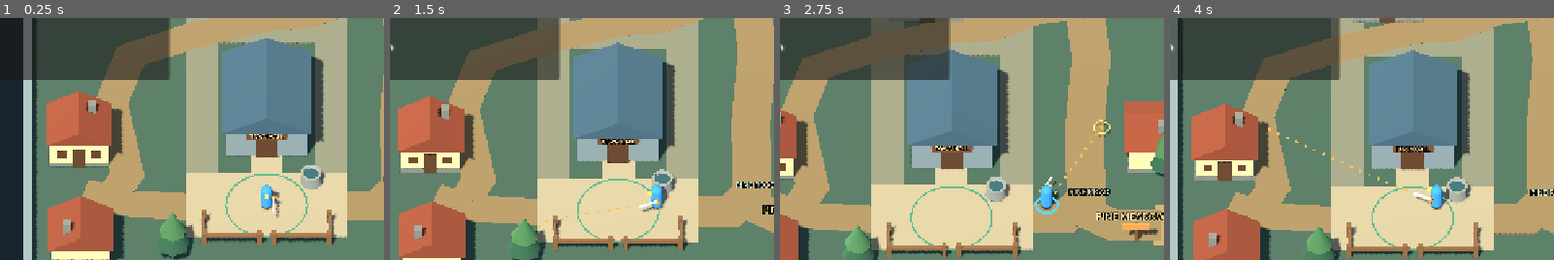
Above: before the commit, frames 1-4 (left to right).
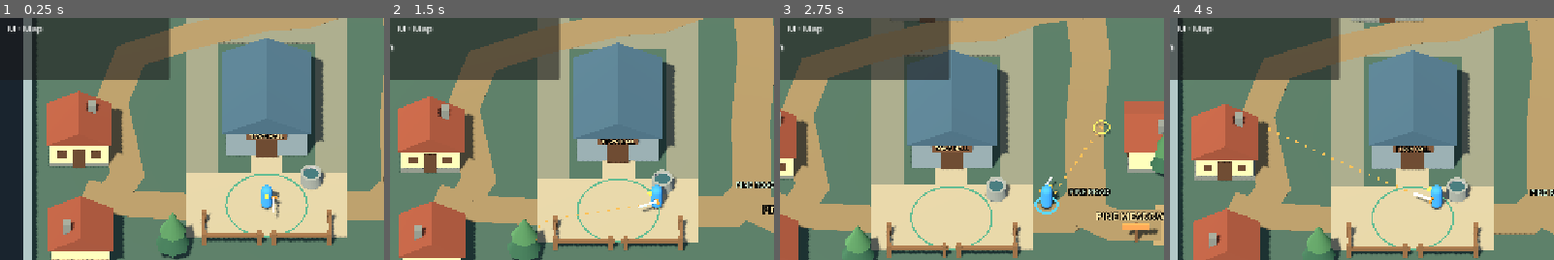
Above: after the commit, the same moments.

Repository: dylcruz/stonewatch-vale
Game: Godot game, scene res://scenes/stonewatch_vale.tscn
Two runs of this game, one before a commit and one after it. Both use one fixed random seed, a clock stepped at 60 frames per second and the inputs below.
Inputs (mouse positions are % of the whole screen's width and height, from its top left):
- Up to frame 1 (0.25 s): no input
- Up to frame 2 (1.5 s): tap Enter at 0.5, 1.25 s; move the mouse to (72, 45) at 0.52 s; hold 1 (cleave) 0.53-1.25 s; click (72, 45) at 0.67 s; tap I (gear) at 0.8 s; drag from (29, 55) to (45, 70) at 1.27 s
- Up to frame 3 (2.75 s): tap Enter at 2 s; move the mouse to (60, 28) at 2.02 s; hold 2 (guard) from 2.03 s (still down); click (60, 28) at 2.17 s; tap J (quest_log) at 2.3 s
- Up to frame 4 (4 s): release 2 (guard) at 2.75 s; tap Enter at 2.75, 3.5 s; drag from (45, 70) to (19, 35) at 2.77 s; move the mouse to (80, 65) at 3.52 s; hold 1 (cleave) from 3.53 s (still down); click (80, 65) at 3.67 s; tap I (gear) at 3.8 s
The pictures show only the part of the screen within x 15-65%, y 11-61%; the shares and areas given below are measured in that part.

The runs differ from the first frame. In frame 1, 0.2% of the frame differs, in the area x 2-12%, y 3-7%; in frame 2, 0.2%; in frame 3, 0.2%; in frame 4, 0.2%.

Commit message:
Reveal the Vale map through exploration

Diff:
--- a/project.godot
+++ b/project.godot
@@ -23,6 +23,12 @@
 window/stretch/aspect="expand"
 
 [input]
+
+world_map={
+"deadzone": 0.2,
+"events": [Object(InputEventKey,"physical_keycode":77)
+]
+}
 
 gear={
 "deadzone": 0.2,
--- a/scenes/stonewatch_vale.tscn
+++ b/scenes/stonewatch_vale.tscn
@@ -7,10 +7,21 @@
 [ext_resource type="PackedScene" path="res://scenes/vale/meadow_loop.tscn" id="MeadowLoop"]
 [ext_resource type="PackedScene" path="res://scenes/vale/birchwater_loop.tscn" id="BirchwaterLoop"]
 [ext_resource type="PackedScene" path="res://scenes/vale/lookout_ridge_loop.tscn" id="LookoutRidgeLoop"]
+[ext_resource type="PackedScene" path="res://scenes/vale/world_map.tscn" id="WorldMap"]
+[ext_resource type="Script" path="res://scripts/vale_world.gd" id="ValeWorld"]
 
 [node name="StonewatchVale" instance=ExtResource("World")]
+script = ExtResource("ValeWorld")
 ready_text = "Town square"
 recovery_location = "the town square"
+map_landmarks = Dictionary[String, NodePath]({
+"Birchwater Ford": NodePath("NavigationRegion3D/BirchwaterLoop/Ford"),
+"Heather Rest": NodePath("NavigationRegion3D/MeadowLoop/HeatherRest"),
+"North Road": NodePath("NavigationRegion3D/NorthRoad/MeadowConnection"),
+"Signal Ridge": NodePath("NavigationRegion3D/LookoutRidgeLoop/Lookout"),
+"Timber Bridge": NodePath("NavigationRegion3D/BirchwaterLoop/Bridge"),
+"Town Square": NodePath("Watchpost")
+})
 
 [node name="NavigationRegion3D" parent="."]
 navigation_mesh = ExtResource("TownNav")
@@ -32,7 +43,9 @@
 visible = false
 
 [node name="Help" parent="HUD/Panel/Margin/VBox"]
-text = "Click to move.\nJ · Quest log     I · Gear"
+text = "Click to move.\nJ · Quest log     I · Gear     M · Map"
 
 [node name="CombatPanel" parent="HUD"]
 offset_top = -160.0
+
+[node name="WorldMap" parent="HUD" instance=ExtResource("WorldMap")]
--- /dev/null
+++ b/scenes/vale/world_map.tscn
@@ -0,0 +1,66 @@
+[gd_scene format=3]
+
+[ext_resource type="Script" path="res://scripts/exploration_map.gd" id="Exploration"]
+
+[sub_resource type="StyleBoxFlat" id="Panel"]
+bg_color = Color(0.075, 0.11, 0.11, 0.98)
+border_width_left = 1
+border_width_top = 1
+border_width_right = 1
+border_width_bottom = 1
+border_color = Color(0.38, 0.40, 0.3, 1)
+corner_radius_top_left = 5
+corner_radius_top_right = 5
+corner_radius_bottom_left = 5
+corner_radius_bottom_right = 5
+
+[node name="WorldMap" type="PanelContainer"]
+visible = false
+anchors_preset = 8
+anchor_left = 0.5
+anchor_top = 0.5
+anchor_right = 0.5
+anchor_bottom = 0.5
+offset_left = -327.0
+offset_top = -315.0
+offset_right = 327.0
+offset_bottom = 315.0
+grow_horizontal = 2
+grow_vertical = 2
+theme_override_styles/panel = SubResource("Panel")
+
+[node name="Margin" type="MarginContainer" parent="."]
+layout_mode = 2
+theme_override_constants/margin_left = 20
+theme_override_constants/margin_top = 14
+theme_override_constants/margin_right = 20
+theme_override_constants/margin_bottom = 14
+
+[node name="Content" type="VBoxContainer" parent="Margin"]
+layout_mode = 2
+
+[node name="Header" type="HBoxContainer" parent="Margin/Content"]
+layout_mode = 2
+
+[node name="Title" type="Label" parent="Margin/Content/Header"]
+layout_mode = 2
+size_flags_horizontal = 3
+theme_override_colors/font_color = Color(0.92, 0.88, 0.74, 1)
+theme_override_font_sizes/font_size = 24
+text = "Stonewatch Vale"
+
+[node name="Close" type="Button" parent="Margin/Content/Header"]
+layout_mode = 2
+text = "Close"
+
+[node name="ExplorationMap" type="Control" parent="Margin/Content"]
+layout_mode = 2
+size_flags_vertical = 3
+clip_contents = true
+script = ExtResource("Exploration")
+
+[node name="Legend" type="Label" parent="Margin/Content"]
+layout_mode = 2
+theme_override_colors/font_color = Color(1, 0.71, 0.35, 1)
+text = "●  You"
+horizontal_alignment = 1
--- /dev/null
+++ b/scripts/exploration_map.gd
@@ -0,0 +1,124 @@
+class_name ValeExplorationMap
+extends Control
+
+const CELL_SIZE := 24.0
+const FRAME_PADDING := Vector2(72.0, 24.0)
+const FOG := Color(0.065, 0.10, 0.105)
+const GRID := Color(0.13, 0.18, 0.17)
+const CLEARED := Color(0.115, 0.19, 0.16)
+const LAND := Color(0.38, 0.50, 0.36)
+const INK := Color(0.92, 0.88, 0.74)
+const GOLD := Color(1.0, 0.71, 0.35)
+
+var _terrain: Dictionary[Vector2i, Array] = {}
+var _visited: Dictionary[Vector2i, bool] = {}
+var _landmarks: Dictionary[String, Vector2] = {}
+var _first_cell := Vector2i.ZERO
+var _last_cell := Vector2i.ZERO
+var _has_terrain := false
+var _player_position := Vector2.ZERO
+
+func configure(region: NavigationRegion3D, landmarks: Dictionary[String, Vector3]) -> void:
+	var mesh := region.navigation_mesh
+	var vertices := mesh.get_vertices()
+	for index in mesh.get_polygon_count():
+		var polygon := PackedVector2Array()
+		for vertex in mesh.get_polygon(index):
+			polygon.append(_top_down(region.to_global(vertices[vertex])))
+		_store_terrain(polygon)
+	for label in landmarks:
+		_landmarks[label] = _top_down(landmarks[label])
+	queue_redraw()
+
+func reveal(position_3d: Vector3) -> void:
+	var next_position := _top_down(position_3d)
+	var cell := _cell_at(next_position)
+	if not _terrain.has(cell):
+		return
+	var moved := not next_position.is_equal_approx(_player_position)
+	var newly_visited := not _visited.has(cell)
+	_player_position = next_position
+	_visited[cell] = true
+	if moved or newly_visited:
+		queue_redraw()
+
+func is_explored(position_3d: Vector3) -> bool:
+	return _visited.has(_cell_at(_top_down(position_3d)))
+
+func _top_down(position_3d: Vector3) -> Vector2:
+	return Vector2(position_3d.x, position_3d.z)
+
+func _cell_at(point: Vector2) -> Vector2i:
+	return Vector2i((point / CELL_SIZE).floor())
+
+func _store_terrain(polygon: PackedVector2Array) -> void:
+	if polygon.is_empty():
+		return
+	var bounds := Rect2(polygon[0], Vector2.ZERO)
+	for point in polygon:
+		bounds = bounds.expand(point)
+	var first := _cell_at(bounds.position)
+	var last := _cell_at(bounds.end)
+	for row in range(first.y, last.y + 1):
+		for column in range(first.x, last.x + 1):
+			var cell := Vector2i(column, row)
+			var start := Vector2(cell) * CELL_SIZE
+			var corners := PackedVector2Array([
+				start, start + Vector2(CELL_SIZE, 0), start + Vector2(CELL_SIZE, CELL_SIZE),
+				start + Vector2(0, CELL_SIZE),
+			])
+			var pieces := Geometry2D.intersect_polygons(polygon, corners)
+			if pieces.is_empty():
+				continue
+			if not _terrain.has(cell):
+				_terrain[cell] = []
+			_terrain[cell].append_array(pieces)
+			if not _has_terrain:
+				_first_cell = cell
+				_last_cell = cell
+				_has_terrain = true
+			else:
+				_first_cell = Vector2i(mini(_first_cell.x, column), mini(_first_cell.y, row))
+				_last_cell = Vector2i(maxi(_last_cell.x, column), maxi(_last_cell.y, row))
+
+func _draw() -> void:
+	if not _has_terrain:
+		return
+	var bounds := Rect2(Vector2(_first_cell) * CELL_SIZE,
+		Vector2(_last_cell - _first_cell + Vector2i.ONE) * CELL_SIZE)
+	var available := size - FRAME_PADDING * 2.0
+	if available.x <= 0.0 or available.y <= 0.0:
+		return
+	var zoom := minf(available.x / bounds.size.x, available.y / bounds.size.y)
+	var map_size := bounds.size * zoom
+	var origin := (size - map_size) * 0.5 - bounds.position * zoom
+	var frame := Rect2(bounds.position * zoom + origin, map_size)
+	draw_rect(frame, FOG)
+	for cell in _visited:
+		var rect := Rect2(Vector2(cell) * CELL_SIZE * zoom + origin, Vector2.ONE * CELL_SIZE * zoom)
+		draw_rect(rect, CLEARED)
+		for piece: PackedVector2Array in _terrain[cell]:
+			var scaled := PackedVector2Array()
+			for point in piece:
+				scaled.append(point * zoom + origin)
+			draw_colored_polygon(scaled, LAND)
+		draw_rect(rect, GRID, false, 1.0)
+	draw_rect(frame, GRID.lightened(0.18), false, 1.0)
+	_draw_landmarks(zoom, origin)
+	if not _visited.is_empty():
+		var player_mark := _player_position * zoom + origin
+		draw_circle(player_mark, 7.0, FOG)
+		draw_circle(player_mark, 4.5, GOLD, true, -1.0, true)
+
+func _draw_landmarks(zoom: float, origin: Vector2) -> void:
+	var font := get_theme_default_font()
+	for label in _landmarks:
+		var map_point := _landmarks[label]
+		if not _visited.has(_cell_at(map_point)):
+			continue
+		var point := map_point * zoom + origin
+		var width := font.get_string_size(label, HORIZONTAL_ALIGNMENT_LEFT, -1, 14).x
+		var label_position := Vector2(clampf(point.x + 8.0, 4.0, size.x - width - 4.0), point.y - 7.0)
+		draw_circle(point, 2.5, INK, true, -1.0, true)
+		draw_rect(Rect2(label_position - Vector2(3, 14), Vector2(width + 6, 18)), FOG)
+		draw_string(font, label_position, label, HORIZONTAL_ALIGNMENT_LEFT, -1, 14, INK)
--- /dev/null
+++ b/scripts/vale_world.gd
@@ -0,0 +1,36 @@
+extends "res://scripts/quest_world.gd"
+
+@export var map_landmarks: Dictionary[String, NodePath] = {}
+@onready var map_panel: PanelContainer = $HUD/WorldMap
+@onready var exploration_map: ValeExplorationMap = $HUD/WorldMap/Margin/Content/ExplorationMap
+
+func _ready() -> void:
+	super._ready()
+	var landmarks: Dictionary[String, Vector3] = {}
+	for label in map_landmarks:
+		var marker := get_node(map_landmarks[label]) as Node3D
+		landmarks[label] = marker.global_position
+	exploration_map.configure($NavigationRegion3D, landmarks)
+	exploration_map.reveal(player.global_position)
+	$HUD/WorldMap/Margin/Content/Header/Close.pressed.connect(map_panel.hide)
+
+func _process(delta: float) -> void:
+	super._process(delta)
+	exploration_map.reveal(player.global_position)
+
+func _unhandled_input(event: InputEvent) -> void:
+	if event.is_action_pressed(&"world_map"):
+		if map_panel.visible:
+			map_panel.hide()
+		else:
+			_close_panel()
+			_stop_following_cursor()
+			map_panel.show()
+		get_viewport().set_input_as_handled()
+	elif map_panel.visible and event.is_action_pressed(&"ui_cancel"):
+		map_panel.hide()
+		get_viewport().set_input_as_handled()
+	else:
+		if event.is_action_pressed(&"quest_log") or event.is_action_pressed(&"gear"):
+			map_panel.hide()
+		super._unhandled_input(event)
--- /dev/null
+++ b/tests/exploration_map_test.gd
@@ -0,0 +1,115 @@
+extends SceneTree
+
+const MAIN := preload("res://scenes/stonewatch_vale.tscn")
+const NAVIGATION := preload("res://tests/navigation_test_support.gd")
+var failures := 0
+var assertions := 0
+var world: Node3D
+var player: ValePlayer
+var atlas: ValeExplorationMap
+
+func _initialize() -> void:
+	run.call_deferred()
+
+func check(condition: bool, message: String) -> void:
+	assertions += 1
+	if condition:
+		print("PASS: ", message)
+	else:
+		failures += 1
+		push_error("FAIL: " + message)
+
+func start() -> void:
+	world = MAIN.instantiate()
+	root.add_child(world)
+	player = world.player
+	atlas = world.exploration_map
+	await process_frame
+	await NAVIGATION.wait_for_spawn(world, player)
+
+func landmark(label: String) -> Vector3:
+	return world.get_node(world.map_landmarks[label]).global_position
+
+func stand_at(point: Vector3) -> void:
+	player.clear_combat_target()
+	player.global_position = point + Vector3.UP * 0.03
+	await process_frame
+	await process_frame
+
+func press(key: Key) -> void:
+	var event := InputEventKey.new()
+	event.keycode = key
+	event.physical_keycode = key
+	event.pressed = true
+	root.push_input(event, true)
+	event = event.duplicate()
+	event.pressed = false
+	root.push_input(event, true)
+
+func check_panel_input() -> void:
+	var square := landmark("Town Square")
+	check(world.click_world(world.camera.unproject_position(square + Vector3(7, 0, 0))),
+		"The town accepts a movement command before opening the map")
+	var destination := player.destination
+	press(KEY_M)
+	await process_frame
+	check(world.map_panel.visible and player.destination == destination and player.moving,
+		"M opens the map and preserves the active movement command")
+	var click := InputEventMouseButton.new()
+	click.position = world.map_panel.get_global_rect().get_center()
+	click.button_index = MOUSE_BUTTON_LEFT
+	click.pressed = true
+	root.push_input(click, true)
+	check(player.destination == destination and not world.following_cursor,
+		"A map click is consumed by the panel")
+	click = click.duplicate()
+	click.pressed = false
+	root.push_input(click, true)
+	press(KEY_J)
+	check(not world.map_panel.visible and world.journal.visible, "Opening the quest log closes the map")
+	press(KEY_M)
+	check(world.map_panel.visible and not world.journal.visible, "Opening the map closes the quest log")
+	press(KEY_ESCAPE)
+	check(not world.map_panel.visible, "Escape closes the map")
+
+func discover_meadow() -> void:
+	var goal := landmark("Heather Rest")
+	await stand_at(goal + Vector3(0, 0, -4))
+	check(not atlas.is_explored(goal), "The unvisited Heather Rest cell stays concealed from the adjacent cell")
+	var walked: bool = world.click_world(world.camera.unproject_position(goal))
+	for frame in 120:
+		await physics_frame
+		if atlas.is_explored(goal):
+			break
+	check(walked and atlas.is_explored(goal), "Walking into the Heather Rest cell reveals it")
+
+func run() -> void:
+	await start()
+	check(atlas.is_explored(landmark("Town Square")) and not atlas.is_explored(landmark("Heather Rest"))
+		and not atlas.is_explored(landmark("Timber Bridge")) and not atlas.is_explored(landmark("Signal Ridge")),
+		"A fresh run reveals its starting area while distant areas remain concealed")
+	await check_panel_input()
+	await discover_meadow()
+	check(not atlas.is_explored(landmark("Timber Bridge")) and not atlas.is_explored(landmark("Signal Ridge")),
+		"Exploring Pine Meadow first leaves Birchwater and Signal Ridge concealed")
+	await stand_at(landmark("Timber Bridge"))
+	check(atlas.is_explored(landmark("Timber Bridge")) and atlas.is_explored(landmark("Heather Rest")),
+		"The bridge reveals independently and the meadow stays revealed after leaving")
+	await stand_at(landmark("Heather Rest"))
+	check(atlas.is_explored(landmark("Heather Rest")) and atlas.is_explored(landmark("Timber Bridge")),
+		"Revisiting the meadow keeps both explored areas visible")
+	world.queue_free()
+	await process_frame
+
+	await start()
+	await stand_at(landmark("Signal Ridge"))
+	check(atlas.is_explored(landmark("Signal Ridge")) and not atlas.is_explored(landmark("Timber Bridge"))
+		and not atlas.is_explored(landmark("Heather Rest")),
+		"A different run can reveal Signal Ridge first with its other areas still hidden")
+	await stand_at(landmark("Timber Bridge"))
+	check(atlas.is_explored(landmark("Signal Ridge")) and atlas.is_explored(landmark("Timber Bridge"))
+		and not atlas.is_explored(landmark("Heather Rest")),
+		"Visiting Birchwater next reveals only the cells explored in this run")
+	await discover_meadow()
+	print("Exploration map checks complete; assertions: ", assertions, "; failures: ", failures)
+	quit(1 if failures else 0)
Not shown, added: scripts/exploration_map.gd.uid
Not shown, added: scripts/vale_world.gd.uid
Not shown, added: tests/exploration_map_test.gd.uid
Not shown, changed: docs/playtest.md
